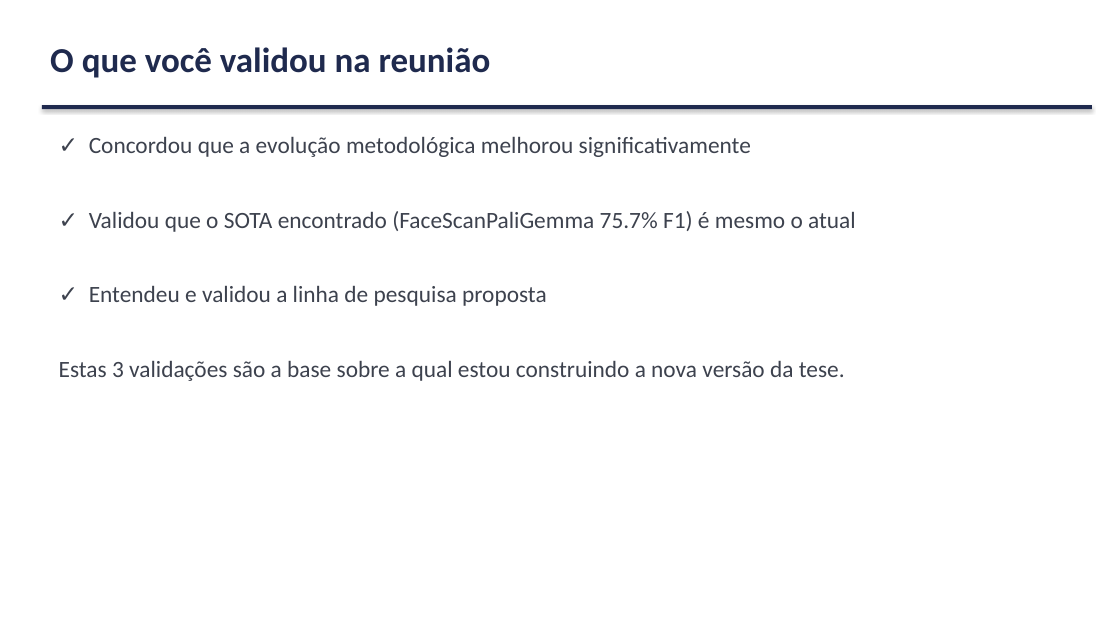
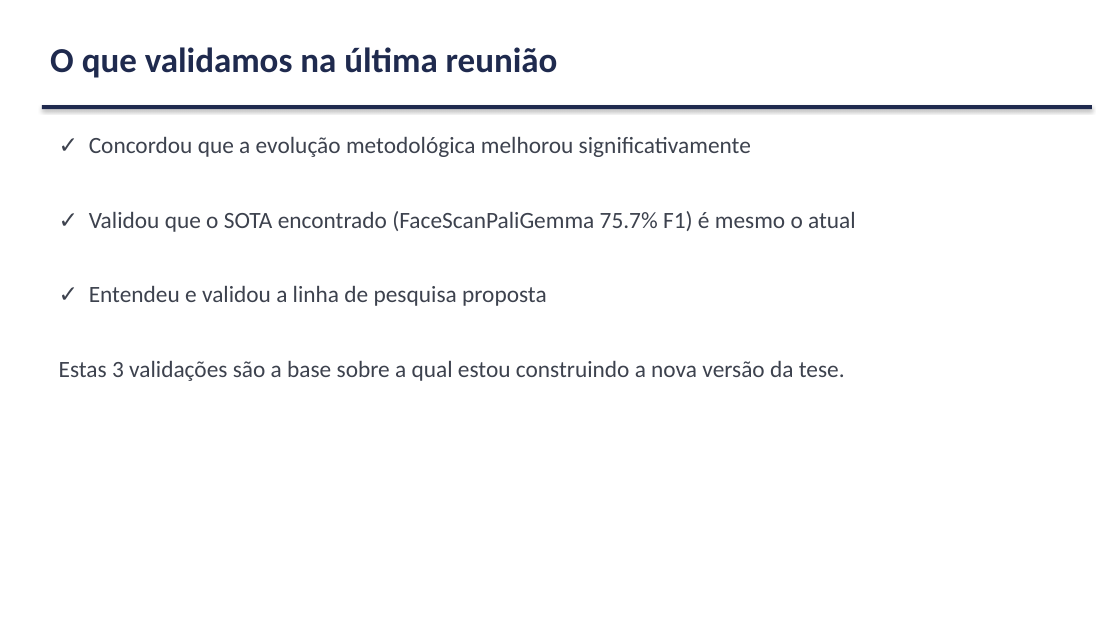
Before and after one commit to marcellozzetti/Facial-Recognition-Models-Mitigating-Bias, a slide deck: slide 5 of docs/ativo/material_reuniao_orientador_v3.2.1.pptx. Drawn at 1120x630 pixels with LibreOffice and Linux fonts; fonts in the diff are those of the drawing. Boxes give left, top, right and bottom in pixels: in the first picture for what was removed or moved away, otherwise in the second. Text is boxed around its words. In the diff, an @@ line names an element or a change of style, - is before the commit and + after.

```diff
--- a/docs/ativo/material_reuniao_orientador_v3.2.1.pptx
+++ b/docs/ativo/material_reuniao_orientador_v3.2.1.pptx
@@ text at (x1=50, y1=47, x2=558, y2=78): text changed @@
-O que você validou na reunião
+O que validamos na última reunião
```
Also in this commit, not shown: 5 other slides changed, 1 other file.
